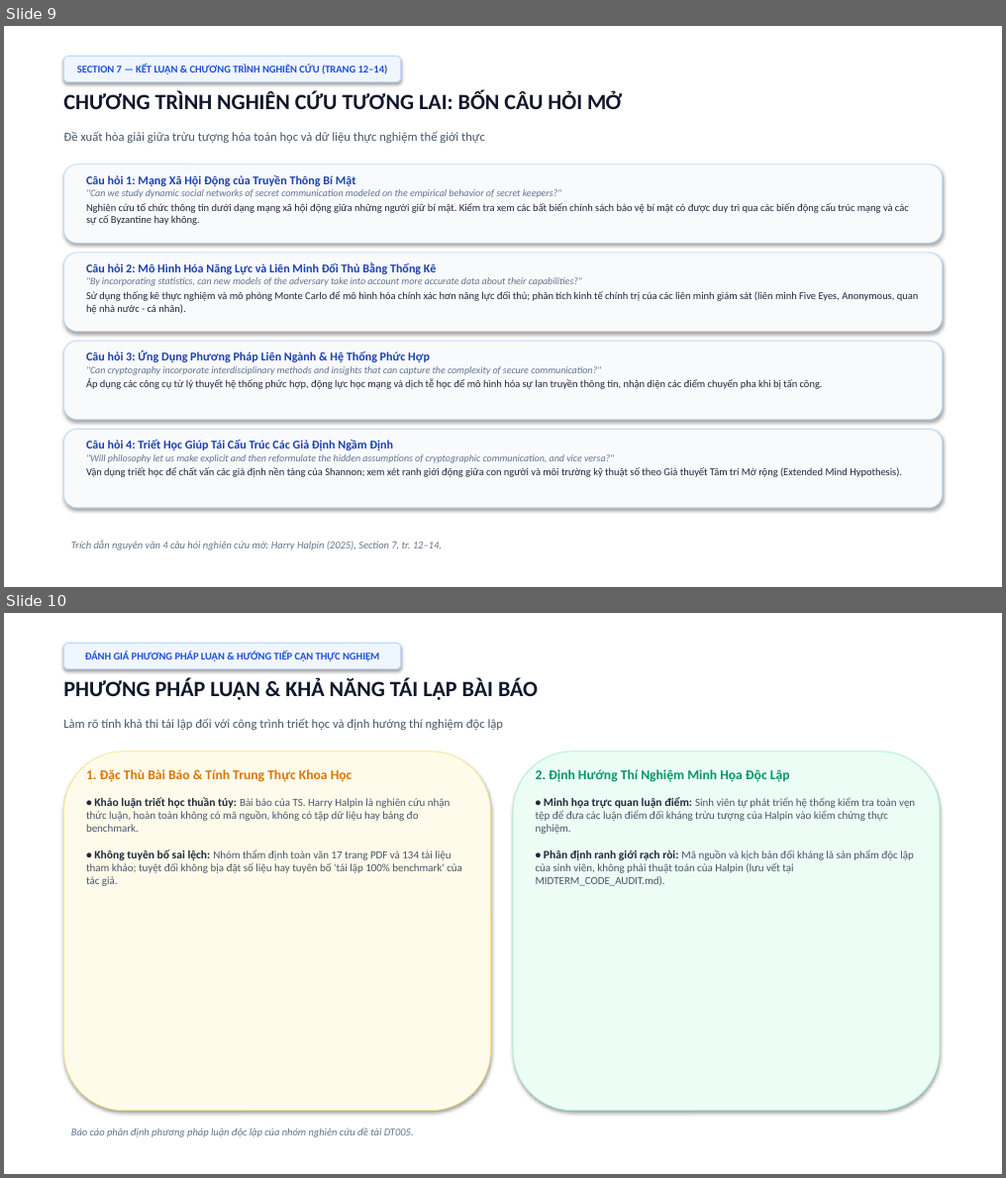
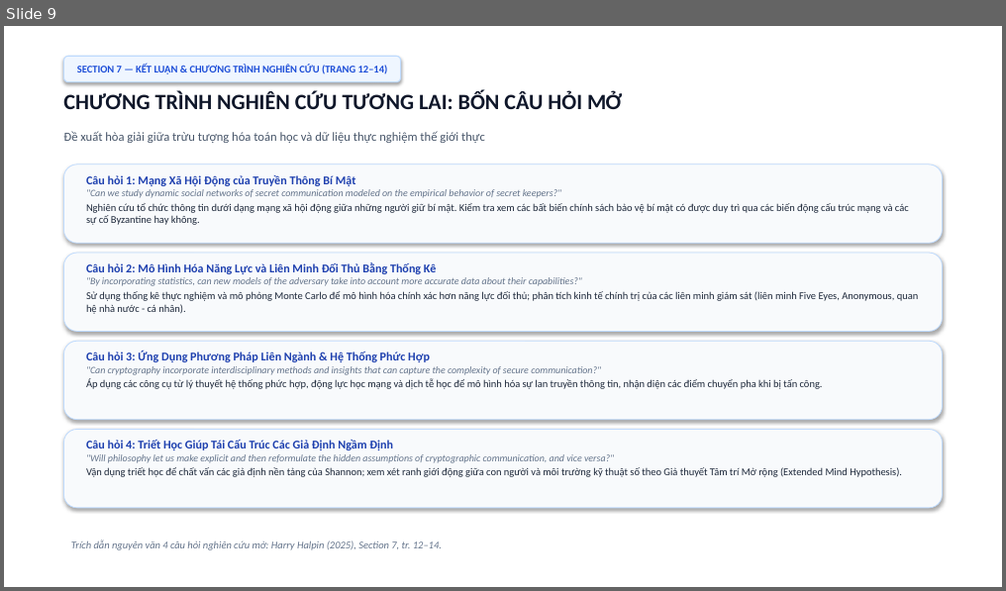
Before and after one commit to kietvo5924/ATBMHTTT_DT005_FileIntegrity, a slide deck: Bao_Cao_Giua_Ky_DT05_Final.pptx. Shown one above the other, each under a label of ours: slides 9 and 10 before the commit, slide 9 after it. The pictures are 1006x1178 and 1006x591 pixels, drawn with LibreOffice and Linux fonts; fonts in the diff are those of the drawing. Boxes give left, top, right and bottom in pixels: in the first picture for what was removed or moved away, otherwise in the second. Text is boxed around its words. In the diff, an @@ line names an element or a change of style, - is before the commit and + after.

```diff
--- a/Bao_Cao_Giua_Ky_DT05_Final.pptx
+++ b/Bao_Cao_Giua_Ky_DT05_Final.pptx
@@ slide 10 removed at (4,613,1002,1174), background #FFFFFF @@
@@ rectangle removed at (4,613,1002,1174) @@
@@ rounded rectangle removed at (63,643,401,669) @@
-ĐÁNH GIÁ PHƯƠNG PHÁP LUẬN & HƯỚNG TIẾP CẬN THỰC NGHIỆM
@@ text removed at (63,677,538,700) @@
-PHƯƠNG PHÁP LUẬN & KHẢ NĂNG TÁI LẬP BÀI BÁO
@@ text removed at (63,718,504,730) @@
-Làm rõ tính khả thi tái lập đối với công trình triết học và định hướng thí nghiệm độc lập
@@ rounded rectangle removed at (63,752,491,1111) @@
@@ rounded rectangle removed at (513,752,940,1111) @@
@@ text removed at (86,769,462,886) @@
-1. Đặc Thù Bài Báo & Tính Trung Thực Khoa Học
-• Khảo luận triết học thuần túy: Bài báo của TS. Harry Halpin là nghiên cứu nhận thức luận, hoàn toàn không có mã nguồn, không có tập dữ liệu hay bảng đo benchmark.
-• Không tuyên bố sai lệch: Nhóm thẩm định toàn văn 17 trang PDF và 134 tài liệu tham khảo; tuyệt đối không bịa đặt số liệu hay tuyên bố 'tái lập 100% benchmark' của tác giả.
@@ text removed at (536,769,915,886) @@
-2. Định Hướng Thí Nghiệm Minh Họa Độc Lập
-• Minh họa trực quan luận điểm: Sinh viên tự phát triển hệ thống kiểm tra toàn vẹn tệp để đưa các luận điểm đối kháng trừu tượng của Halpin vào kiểm chứng thực nghiệm.
-• Phân định ranh giới rạch ròi: Mã nguồn và kịch bản đối kháng là sản phẩm độc lập của sinh viên, không phải thuật toán của Halpin (lưu vết tại MIDTERM_CODE_AUDIT.md).
@@ text removed at (71,1128,414,1138) @@
-Báo cáo phân định phương pháp luận độc lập của nhóm nghiên cứu đề tài DT005.
```
Also in this commit, not shown: 2 slides changed, 1 other slide removed, 7 other files.
